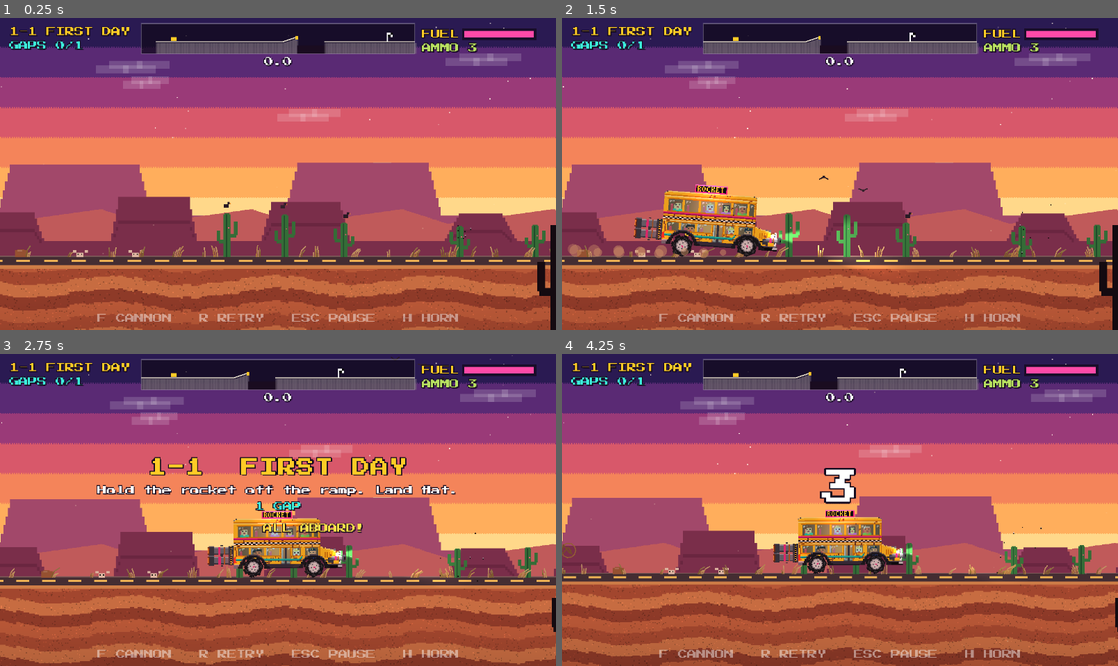
Above: before the commit, frames 1-4 (two rows, left to right).
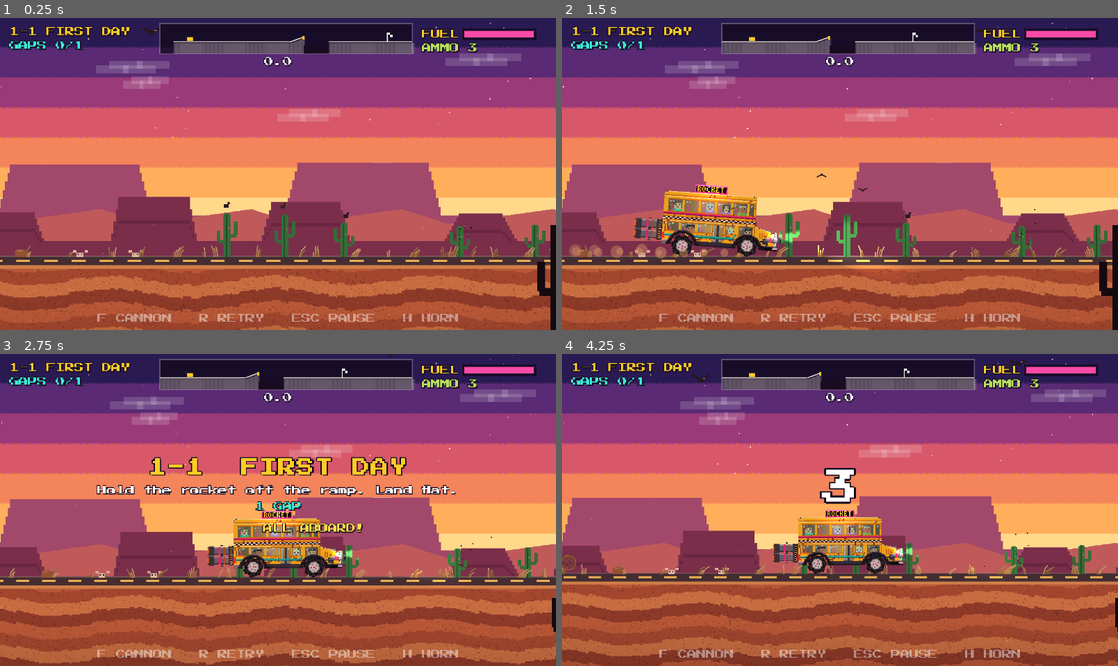
Above: after the commit, the same moments.

Repository: pwshfan1980h/rocket-bus
Game: Godot game, scene res://scenes/level.tscn
The game is run twice, just before and just after one commit, with the same random seed, the same clock (stepped at 60 frames per second) and the same inputs. This scene is started directly instead of the project's main scene.
Inputs (mouse positions are in pixels of both pictures, inside the frame that each line leads up to):
- Up to frame 1 (0.25 s): no input
- Up to frame 2 (1.5 s): tap Enter (ui_accept) at 0.5, 0.77, 1.07 s; move the mouse to (962, 158) at 0.52 s; hold D (move_right) 0.53-1.25 s; tap F (fire) at 0.6 s; click (962, 158) at 0.67 s; drag from (728, 189) to (812, 236) at 1.27 s
- Up to frame 3 (2.75 s): move the mouse to (333, 441) at 2.02 s; hold D (move_right) from 2.03 s (still down); tap H (horn) at 2.1 s; tap F (fire) at 2.3 s
- Up to frame 4 (4.25 s): release D (move_right) at 2.75 s; drag from (812, 572) to (673, 463) at 2.77 s; move the mouse to (1006, 556) at 3.52 s; hold A (move_left) from 3.53 s (still down); tap J at 3.6 s; tap Enter (ui_accept) at 3.77, 4.07 s; tap F (fire) at 3.8 s; tap R (reset) at 4.15 s

The runs differ from the first frame. In frame 1, 0.6% of the frame differs, in the area x 25-85%, y 1-72%; in frame 2, 0.9%, in the area x 1-88%, y 1-78%; in frame 3, 0.7%; in frame 4, 0.8%.

Commit message:
Phase F (part 2): vultures, bats, monkeys, goats, penguins, snakes
Circling vultures, scattering bat swarms, monkeys that screech and leap out of
jungle trees, goats that bound away, penguins that belly-slide off, snakes that
slither and hiss - all reacting to the bus, with sounds and passenger remarks.

Co-Authored-By: Claude Opus 5.5 <noreply@anthropic.com>

Diff:
--- a/scripts/game/level.gd
+++ b/scripts/game/level.gd
@@ -391,7 +391,7 @@
 	_label(layer, "%s %s" % [Levels.code(index), def.title], Vector2(8, 8), 8, Color("#ffcc26"), 2)
 	_hud.gaps = _label(layer, "GAPS 0/%d" % world.terrain.gaps.size(), Vector2(8, 20), 8, Color("#3cf0dc"), 2)
 	var minimap := Minimap.new().setup(world, bus)
-	minimap.position = Vector2(122, 5)
+	minimap.position = Vector2(138, 5)
 	layer.add_child(minimap)
 	_hud.time = _label(layer, "0.0", Vector2(0, 34), 8, Color.WHITE, 2)
 	_hud.time.size.x = 480
--- a/scripts/ui/minimap.gd
+++ b/scripts/ui/minimap.gd
@@ -4,7 +4,7 @@
 ## to far ahead, with gaps (coloured by kind), ramps, blockers, barrels, pickups,
 ## the finish flag and the bus itself. Gives foresight at high speed.
 
-const W := 236.0
+const W := 218.0
 const H := 26.0
 const BEHIND := 350.0
 const AHEAD := 2650.0
--- a/scripts/world/biomes.gd
+++ b/scripts/world/biomes.gd
@@ -38,7 +38,7 @@
 		"ground": {"road": "#4a3a44", "edge": "#8a7478", "line": "#ffe070", "shoulder": "#e0a060",
 			"body": ["#c8704a", "#b05a3e", "#d88a58", "#9a4a36"]},
 		"decor": ["cactus", "cactus", "rock", "skull", "post"], "fg": "cactus",
-		"life": ["birds", "perched", "lizards", "tumbleweeds", "dust", "bugs"],
+		"life": ["birds", "perched", "lizards", "tumbleweeds", "dust", "bugs", "vultures", "snakes"],
 		"music": "music_desert", "ambience": "amb_desert_loop", "friction": 1.0,
 		"chatter": ["IT'S SO HOT!", "ARE WE THERE YET?", "I SEE A CACTUS", "NEED... WATER...",
 			"WHO BUILT THIS ROAD?"],
@@ -57,7 +57,7 @@
 		"ground": {"road": "#4a3a2a", "edge": "#7a6444", "line": "", "shoulder": "#4a8a3a",
 			"body": ["#5a3a26", "#6a4630", "#4a2e20", "#3e2a1c"]},
 		"decor": ["fern", "fern", "bigtree", "rock", "post"], "fg": "jungle",
-		"life": ["birds", "perched", "flies", "butterflies", "leaves", "dust", "lizards", "fireflies"],
+		"life": ["birds", "perched", "flies", "butterflies", "leaves", "dust", "lizards", "fireflies", "monkeys"],
 		"music": "music_jungle", "ambience": "amb_jungle_loop", "friction": 0.95,
 		"chatter": ["SO HUMID!", "SOMETHING BIT ME!", "WAS THAT A MONKEY?", "BUGS! BUGS!",
 			"I LOVE NATURE"],
@@ -76,7 +76,7 @@
 		"ground": {"road": "#3e3a44", "edge": "#6a6674", "line": "#e8e8f0", "shoulder": "#5a7a4a",
 			"body": ["#5a5460", "#4a4652", "#666070", "#3e3a46"]},
 		"decor": ["pine", "pine", "rock", "guardrail", "post"], "fg": "pine",
-		"life": ["birds", "perched", "leaves", "dust"],
+		"life": ["birds", "perched", "leaves", "dust", "goats"],
 		"music": "music_mountain", "ambience": "amb_mountain_loop", "friction": 1.0,
 		"chatter": ["MY EARS POPPED", "LOOK AT THAT VIEW!", "DON'T LOOK DOWN", "IS THAT A GOAT?"],
 	},
@@ -94,7 +94,7 @@
 		"ground": {"road": "#8a92a8", "edge": "#e8f0ff", "line": "", "shoulder": "#f4f8ff",
 			"body": ["#c8d4ec", "#aab8d8", "#dce6f8", "#98a8cc"]},
 		"decor": ["snowpine", "snowpine", "snowman", "rock", "post"], "fg": "snowpine",
-		"life": ["birds", "perched", "snow", "dust"],
+		"life": ["birds", "perched", "snow", "dust", "penguins"],
 		"music": "music_snow", "ambience": "amb_snow_loop", "friction": 0.75,
 		"chatter": ["BRRR!", "I CAN'T FEEL MY TOES", "IS THE HEATER ON?", "SNOWBALL FIGHT!"],
 	},
@@ -112,7 +112,7 @@
 		"ground": {"road": "#2a2226", "edge": "#5a4448", "line": "#ff8a2a", "shoulder": "#3a2a2a",
 			"body": ["#3a2a2e", "#2a1e22", "#4a2a26", "#221a1e"]},
 		"decor": ["rock", "rock", "deadtree", "skull", "post"], "fg": "",
-		"life": ["birds", "perched", "lizards", "embers", "ash"],
+		"life": ["birds", "perched", "lizards", "embers", "ash", "bats", "vultures"],
 		"music": "music_volcano", "ambience": "amb_volcano_loop", "friction": 1.0,
 		"chatter": ["IS THAT LAVA?!", "IT'S GETTING HOT IN HERE", "I SMELL SMOKE", "WHY IS THE SKY RED?",
 			"THIS IS FINE"],
--- a/scripts/world/life.gd
+++ b/scripts/world/life.gd
@@ -44,6 +44,9 @@
 var _flap_cd := 0.0
 var _buzz: AudioStreamPlayer2D
 var _cam := Vector2.ZERO
+## Bigger animals: vultures, bats (flying) and snakes, goats, penguins, monkeys.
+var _critters: Array[Dictionary] = []
+var _critter_cd := 0.0
 
 
 func setup(t: Terrain, p: Props, glow_node: Node2D) -> Life:
@@ -86,6 +89,7 @@
 			for i in n:
 				_flakes.append({"kind": kind, "p": Vector2(_rng.randf_range(-VIEW.x, VIEW.x), _rng.randf_range(-VIEW.y, VIEW.y)),
 					"s": _rng.randf_range(0.5, 1.0), "ph": _rng.randf() * TAU})
+	_spawn_critters()
 	if "butterflies" in _kinds:
 		for i in 6:
 			_butterflies.append({"p": Vector2(_rng.randf_range(0, 600), -40), "v": Vector2.ZERO,
@@ -115,6 +119,7 @@
 		_update_leaves(delta, bp)
 	_update_puffs(delta, grounded, bv)
 	_update_flakes(delta)
+	_update_critters(delta, bp, bv)
 	queue_redraw()
 	glow.queue_redraw()
 
@@ -349,9 +354,170 @@
 		f.p.y = fposmod(f.p.y + VIEW.y, VIEW.y * 2) - VIEW.y
 
 
+# --- Critters -------------------------------------------------------------------
+
+func _spawn_critters() -> void:
+	if "vultures" in _kinds:
+		for i in 3:
+			_critters.append({"kind": "vulture", "p": Vector2.ZERO, "ph": i * TAU / 3, "r": _rng.randf_range(70, 110)})
+	if "bats" in _kinds:
+		for i in 10:
+			_critters.append({"kind": "bat", "p": Vector2(_rng.randf_range(0, 800), -120), "v": Vector2(60, 0),
+				"ph": _rng.randf() * TAU})
+	if "monkeys" in _kinds:
+		for t in props.trees:
+			if _rng.randf() < 0.5:
+				_critters.append({"kind": "monkey", "p": t + Vector2(_rng.randf_range(-10, 10), -8), "state": "idle",
+					"v": Vector2.ZERO, "t": 0.0, "dir": 1.0})
+	var ground := {"snakes": "snake", "goats": "goat", "penguins": "penguin"}
+	for key in ground:
+		if not key in _kinds:
+			continue
+		var x := 250.0
+		while x < terrain.end_x - 200:
+			x += _rng.randf_range(260, 520)
+			var gy := terrain.ground_y(x)
+			if is_nan(gy):
+				continue
+			var n: int = _rng.randi_range(2, 4) if key == "penguins" else 1
+			for k in n:
+				_critters.append({"kind": ground[key], "p": Vector2(x + k * 9, gy), "state": "idle", "v": Vector2.ZERO,
+					"t": _rng.randf() * 3, "dir": -1.0 if _rng.randf() < 0.5 else 1.0, "alpha": 1.0})
+
+
+func _update_critters(delta: float, bp: Vector2, bv: Vector2) -> void:
+	_critter_cd -= delta
+	for c in _critters:
+		match c.kind:
+			"vulture":  # lazy circles above the bus
+				c.ph += delta * 0.6
+				c.p = _cam + Vector2(cos(c.ph) * c.r * 1.8, -150 + sin(c.ph) * c.r * 0.35)
+				if _critter_cd <= 0.0 and _rng.randf() < delta * 0.1:
+					_critter_cd = 4.0
+					Audio.play_at("vulture_caw", c.p, -10.0)
+			"bat":  # jittery swarm that scatters from the bus
+				c.ph += delta
+				var home: Vector2 = _cam + Vector2(sin(c.ph * 0.3) * 200, -130 + sin(c.ph * 0.7) * 30)
+				var acc: Vector2 = (home - c.p) * 1.5 + Vector2(_rng.randf_range(-1, 1), _rng.randf_range(-1, 1)) * 600
+				if c.p.distance_to(bp) < 120:
+					acc += (c.p - bp).normalized() * 900
+					if _critter_cd <= 0.0:
+						_critter_cd = 1.5
+						Audio.play_at("bat_squeak", c.p, -6.0)
+				c.v = (c.v + acc * delta).limit_length(170)
+				c.p += c.v * delta
+			"monkey":
+				_update_monkey(c, delta, bp)
+			_:
+				_update_ground_critter(c, delta, bp, bv)
+	_critters = _critters.filter(func(c): return c.get("alpha", 1.0) > 0.0)
+
+
+func _update_monkey(c: Dictionary, delta: float, bp: Vector2) -> void:
+	c.t += delta
+	if c.state == "idle" and absf(c.p.x - bp.x) < 140:
+		c.state = "leap"
+		c.dir = 1.0 if c.p.x >= bp.x else -1.0
+		c.v = Vector2(c.dir * _rng.randf_range(110, 170), _rng.randf_range(-220, -160))
+		Audio.play_at("monkey_screech", c.p, -4.0)
+		if _rng.randf() < 0.4 and is_instance_valid(bus):
+			bus.passengers.chatter(["MONKEY!", "IT TOOK MY BANANA!", "OOK OOK!"].pick_random(), "voice_happy")
+	elif c.state == "leap":
+		c.v.y += 420 * delta
+		c.p += c.v * delta
+		var gy := terrain.surface_y(c.p.x)
+		if c.v.y > 0 and not is_nan(gy) and c.p.y > gy:
+			c.p.y = gy
+			c.state = "run"
+	elif c.state == "run":
+		c.p.x += c.dir * 150 * delta
+		c.alpha = c.get("alpha", 1.0) - delta * 0.8
+		var gy := terrain.surface_y(c.p.x)
+		if not is_nan(gy):
+			c.p.y = gy
+
+
+func _update_ground_critter(c: Dictionary, delta: float, bp: Vector2, bv: Vector2) -> void:
+	if absf(c.p.x - _cam.x) > VIEW.x + 60 and c.state == "idle":
+		return
+	c.t += delta
+	var near := absf(c.p.x - bp.x) < (170 if c.kind == "goat" else 130) and absf(c.p.y - bp.y) < 90
+	if c.state == "idle" and near:
+		c.state = "flee"
+		c.t = 0.0
+		c.dir = 1.0 if c.p.x >= bp.x else -1.0
+		var sound: String = {"snake": "snake_hiss", "goat": "goat_bleat", "penguin": "penguin_squawk"}[c.kind]
+		Audio.play_at(sound, c.p, -6.0, 0.15)
+		if c.kind == "penguin" and _rng.randf() < 0.3 and is_instance_valid(bus):
+			bus.passengers.chatter(["PENGUINS!", "SO CUTE!", "LOOK AT 'EM GO!"].pick_random(), "voice_happy")
+	if c.state == "flee":
+		var speed: float = {"snake": 90.0, "goat": 170.0, "penguin": 190.0}[c.kind]
+		c.p.x += c.dir * speed * delta
+		var gy := terrain.surface_y(c.p.x)
+		if is_nan(gy):
+			c.alpha = 0.0
+			return
+		c.p.y = gy
+		if c.kind == "goat":  # bounding hops
+			c.p.y -= absf(sin(c.t * 9.0)) * 10.0
+		if c.t > 1.4:
+			c.alpha = c.get("alpha", 1.0) - delta * 1.5
+
+
+func _draw_critters() -> void:
+	for c in _critters:
+		if absf(c.p.x - _cam.x) > VIEW.x + 20:
+			continue
+		var p: Vector2 = c.p
+		var a: float = c.get("alpha", 1.0)
+		match c.kind:
+			"vulture":
+				var flap := sin(_time * 3.0 + c.ph) * 2.0
+				var col := Color("#2a1e24")
+				draw_line(p, p + Vector2(-8, -3 - flap), col, 2.0)
+				draw_line(p, p + Vector2(8, -3 - flap), col, 2.0)
+				draw_rect(Rect2(p.x - 2, p.y - 1, 4, 3), col)
+				draw_rect(Rect2(p.x + 2, p.y - 2, 2, 1), Color("#d8a0a0"))
+			"bat":
+				var flap := sin(_time * 30.0 + c.ph) * 2.0
+				draw_line(p, p + Vector2(-3, -flap), Color("#140a0e"), 1.0)
+				draw_line(p, p + Vector2(3, -flap), Color("#140a0e"), 1.0)
+				draw_rect(Rect2(p.x - 1, p.y - 1, 2, 2), Color("#140a0e"))
+			"monkey":
+				var col := Color(0.45, 0.28, 0.16, a)
+				draw_rect(Rect2(p.x - 2, p.y - 5, 4, 4), col)
+				draw_rect(Rect2(p.x - 2 + c.dir * 2, p.y - 8, 3, 3), col)
+				draw_rect(Rect2(p.x - 1 + c.dir * 2, p.y - 7, 2, 1), Color(0.9, 0.75, 0.6, a))
+				draw_arc(p + Vector2(-c.dir * 3, -3), 2.5, 0, PI * 1.5, 6, col, 1.0)
+			"snake":
+				var col := Color(0.55, 0.6, 0.2, a)
+				for k in 6:
+					var wave := sin(_time * 12.0 + k) * (1.5 if c.state == "flee" else 0.5)
+					draw_rect(Rect2(p.x - c.dir * k * 2, p.y - 2 + wave, 2, 2), col)
+				draw_rect(Rect2(p.x + c.dir * 2, p.y - 3, 2, 2), col.darkened(0.2))
+			"goat":
+				var col := Color(0.92, 0.9, 0.86, a)
+				draw_rect(Rect2(p.x - 4, p.y - 7, 8, 4), col)
+				draw_rect(Rect2(p.x + c.dir * 4 - 1, p.y - 10, 3, 3), col)
+				draw_line(Vector2(p.x + c.dir * 4, p.y - 10), Vector2(p.x + c.dir * 2, p.y - 12), Color(0.5, 0.45, 0.4, a), 1.0)
+				for lx in [-3, 2]:
+					draw_rect(Rect2(p.x + lx, p.y - 3, 1, 3), col.darkened(0.3))
+			"penguin":
+				if c.state == "flee":  # belly slide
+					draw_rect(Rect2(p.x - 4, p.y - 3, 8, 3), Color(0.1, 0.1, 0.14, a))
+					draw_rect(Rect2(p.x - 3, p.y - 1, 6, 1), Color(0.95, 0.95, 1, a))
+					draw_rect(Rect2(p.x + c.dir * 4, p.y - 2, 1, 1), Color(1, 0.6, 0.1, a))
+				else:
+					var waddle := sin(c.t * 6.0) * 0.5
+					draw_rect(Rect2(p.x - 2 + waddle, p.y - 8, 4, 8), Color(0.1, 0.1, 0.14, a))
+					draw_rect(Rect2(p.x - 1 + waddle, p.y - 6, 2, 5), Color(0.95, 0.95, 1, a))
+					draw_rect(Rect2(p.x + c.dir * 2 + waddle, p.y - 7, 1, 1), Color(1, 0.6, 0.1, a))
+
+
 # --- Drawing ----------------------------------------------------------------------
 
 func _draw() -> void:
+	_draw_critters()
 	var dust := Color(DUST_COLORS.get(_title, "#a0a0a0"))
 	for p in _puffs:
 		draw_circle(p.p, p.s, Color(dust, clampf(p.life, 0.0, 0.5)))
